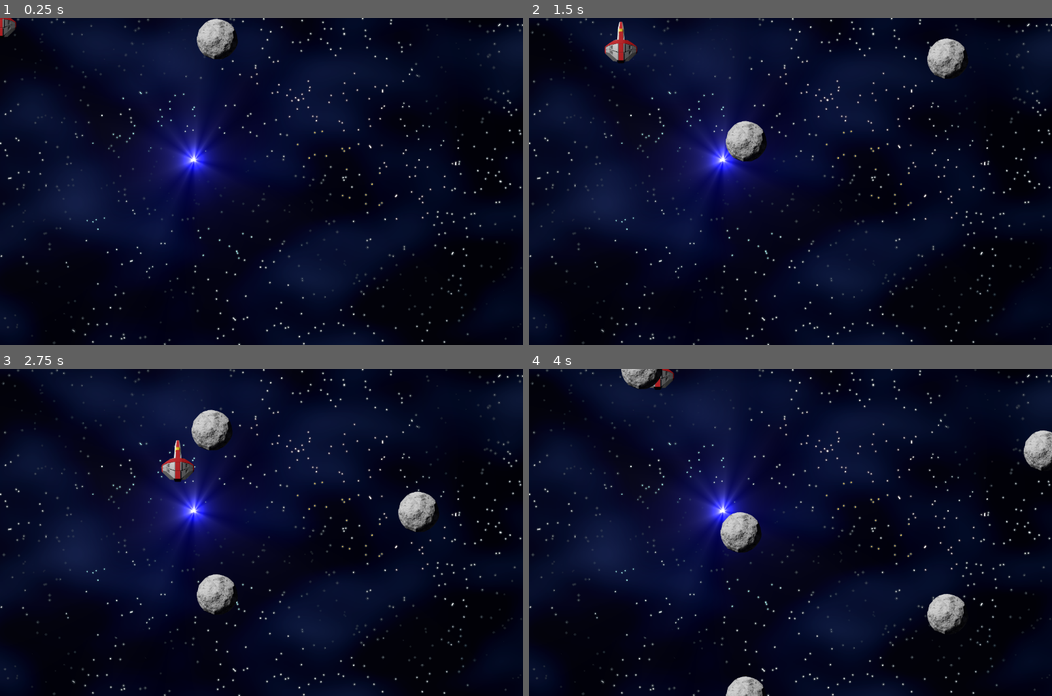
Above: before the commit, frames 1-4 (two rows, left to right).
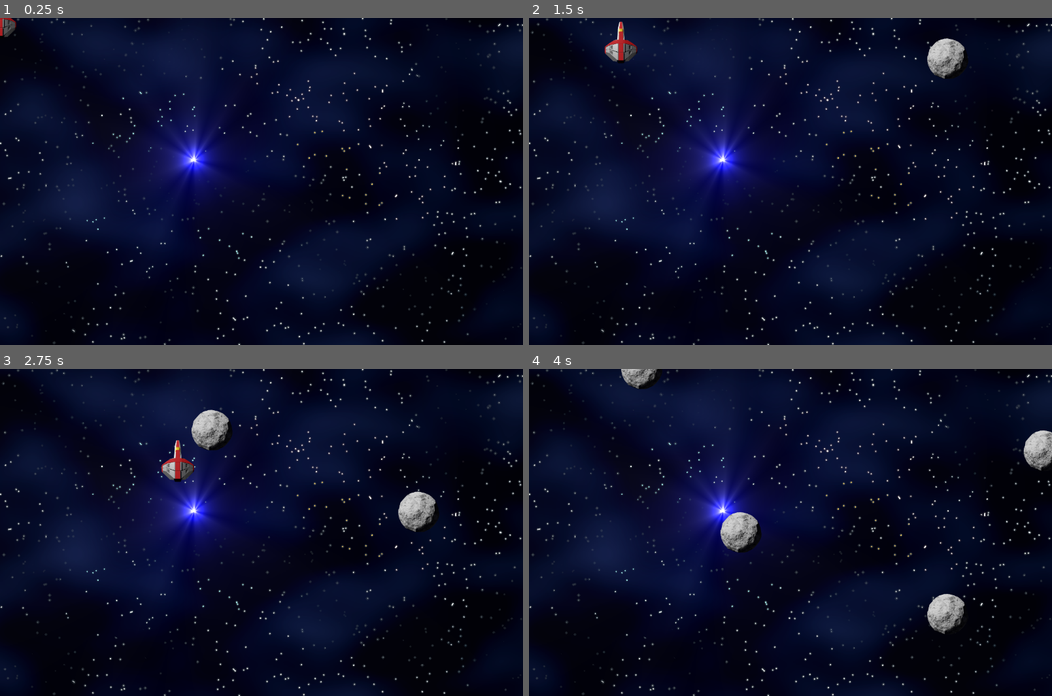
Above: after the commit, the same moments.

Repository: radioation/Godot_Rocks
Game: Godot game, scene res://Scenes/Main/main.tscn
The game is run twice, just before and just after one commit, with the same random seed, the same clock (stepped at 60 frames per second) and the same inputs.
Inputs:
- Up to frame 1 (0.25 s): no input
- Up to frame 2 (1.5 s): hold Right (ui_right) 0.53-1.28 s; hold Down (ui_down) from 1.28 s (still down)
- Up to frame 3 (2.75 s): release Down (ui_down) at 2.03 s; hold Right (ui_right) from 2.03 s (still down)
- Up to frame 4 (4 s): release Right (ui_right) at 2.78 s; hold Up (ui_up) 2.78-3.53 s; hold Left (ui_left) from 3.53 s (still down)

The runs differ from the first frame. In frame 1, 0.8% of the frame differs, in the area x 37-46%, y 0-13%; in frame 2, 0.8%, in the area x 37-46%, y 31-44%; in frame 3, 0.6%; in frame 4, 0.5%.

Commit message:
Detect 'CRASH'

Diff:
--- a/CrashBoom01/Scenes/Main/main.tscn
+++ b/CrashBoom01/Scenes/Main/main.tscn
@@ -16,9 +16,6 @@
 
 [node name="Player" parent="." instance=ExtResource("3_qw60k")]
 
-[node name="Rock" parent="." instance=ExtResource("4_5yls4")]
-position = Vector2(532, 2)
-
 [node name="RockSpawnTimer" type="Timer" parent="."]
 
 [connection signal="timeout" from="RockSpawnTimer" to="." method="_on_rock_spawn_timer_timeout"]
--- a/CrashBoom01/Scenes/Player/player.gd
+++ b/CrashBoom01/Scenes/Player/player.gd
@@ -13,5 +13,12 @@
 # Called every frame. 'delta' is the elapsed time since the previous frame.
 func _process(delta: float) -> void:
 	velocity = Input.get_vector("ui_left", "ui_right", "ui_up", "ui_down")
-	print( velocity )
+	#print( velocity )
 	position += speed * velocity * delta
+
+
+func _on_area_entered(area: Area2D) -> void:
+	if area.is_in_group("rocks"):
+		print("CRASH!!")
+		$CollisionShape2D.set_deferred("disabled", true )
+		hide()
--- a/CrashBoom01/Scenes/Player/player.tscn
+++ b/CrashBoom01/Scenes/Player/player.tscn
@@ -15,3 +15,5 @@
 
 [node name="CollisionShape2D" type="CollisionShape2D" parent="."]
 shape = SubResource("CircleShape2D_uvnfx")
+
+[connection signal="area_entered" from="." to="." method="_on_area_entered"]
--- a/CrashBoom01/Scenes/Rock/rock.gd
+++ b/CrashBoom01/Scenes/Rock/rock.gd
@@ -15,3 +15,7 @@
 	position.y += speed * delta
 	if position.y > bottom:
 		queue_free()
+
+
+func _on_area_entered(area: Area2D) -> void:
+	pass # Replace with function body.
--- a/CrashBoom01/Scenes/Rock/rock.tscn
+++ b/CrashBoom01/Scenes/Rock/rock.tscn
@@ -6,7 +6,7 @@
 [sub_resource type="CircleShape2D" id="CircleShape2D_ed5t4"]
 radius = 48.7032
 
-[node name="Rock" type="Area2D"]
+[node name="Rock" type="Area2D" groups=["rocks"]]
 script = ExtResource("1_icfck")
 
 [node name="Sprite2D" type="Sprite2D" parent="."]
@@ -15,3 +15,5 @@
 
 [node name="CollisionShape2D" type="CollisionShape2D" parent="."]
 shape = SubResource("CircleShape2D_ed5t4")
+
+[connection signal="area_entered" from="." to="." method="_on_area_entered"]
